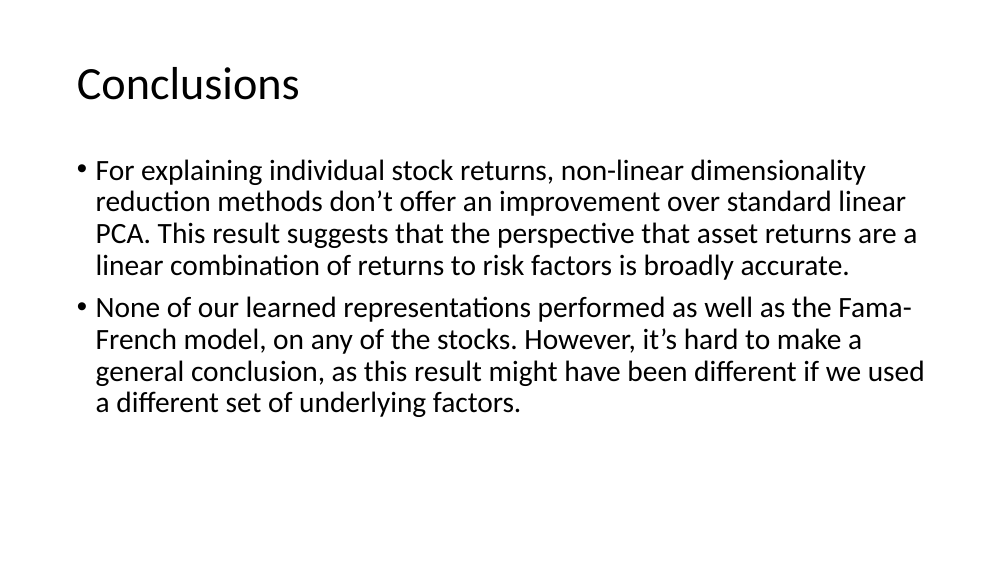
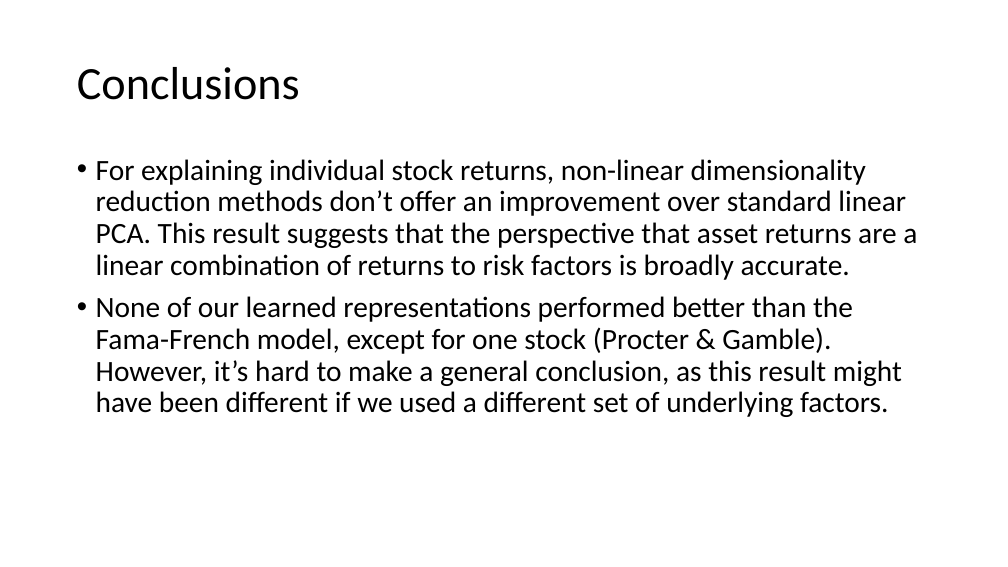
Before and after one commit to jgdenby/PortfolioFactorAnalysis, a slide deck: slide 8 of Final Presentation_DRAFT.pptx. Drawn at 1008x567 pixels with LibreOffice and Linux fonts; fonts in the diff are those of the drawing. Boxes give left, top, right and bottom in pixels: in the first picture for what was removed or moved away, otherwise in the second. Text is boxed around its words. In the diff, an @@ line names an element or a change of style, - is before the commit and + after.

Commit message:
changes to presentation slides
Cleaned up text in intro sections and added tuning charts

```diff
--- a/Final Presentation_DRAFT.pptx
+++ b/Final Presentation_DRAFT.pptx
@@ text at (x1=96, y1=296, x2=902, y2=417): text changed @@
-• None of our learned representations performed as well as the Fama-French model, on any of the stocks. However, it’s hard to make a general conclusion, as this result might have been different if we used a different set of underlying factors.
+• None of our learned representations performed better than the Fama-French model, except for one stock (Procter & Gamble). However, it’s hard to make a general conclusion, as this result might have been different if we used a different set of underlying factors.
```
Also in this commit, not shown: 3 other slides changed, 1 slide added, 1 slide removed.
